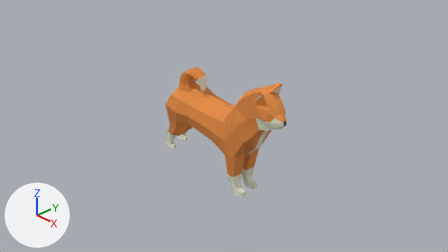
Two versions of the Blender file Dog1.blend, one commit apart.
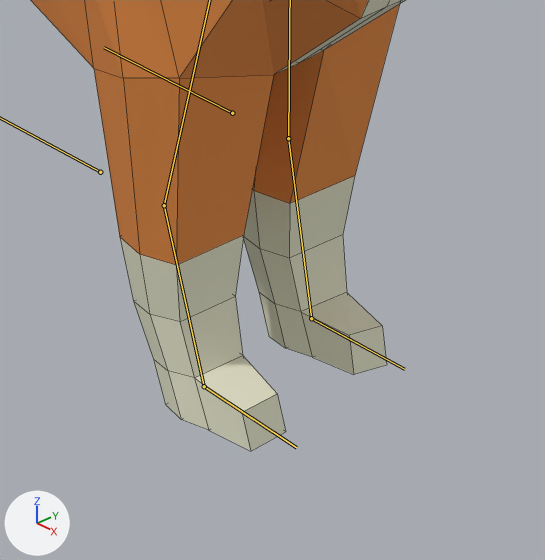
Each version is shown from the file's camera 'Camera', then close up on the part from 48% to 62% of the width and 58% to 83% of the height. Lighting does not change. The marker at lower left points along +X, +Y and +Z. Both versions are drawn at frame 25 of the action 'Run'; the numbers are the values there. The bones that bend it are drawn over the model as lines in the close-ups. The close-ups show mesh edges as thin lines.

In view in the first close-up: '平面'.
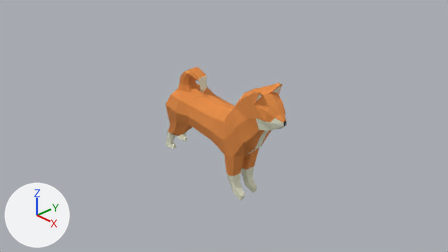
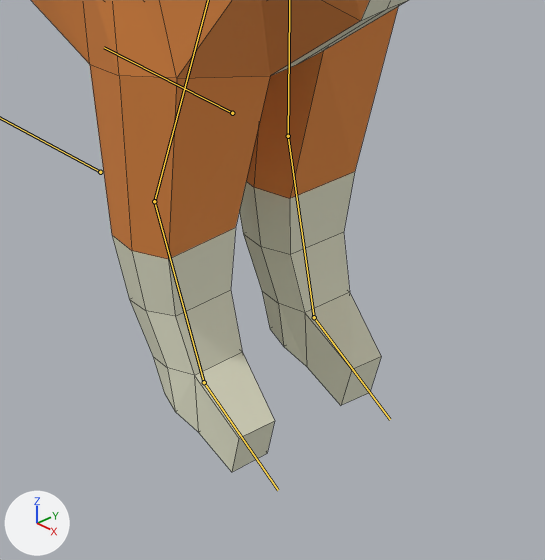
What the commit changed:
Bone 'Arm3IK.L' (bone_arm3ik_l) moves from (-0.01, 0.12, 0.0) to (-0.04, 0.12, 0.0).
Bone 'Arm3IK.L' (bone_arm3ik_l) turns from (0, 0, -5) to (1, 0, -36) degrees about its own x, y and z.
Bone 'Arm3IK.R' (bone_arm3ik_r) moves from (-0.01, 0.02, 0.0) to (-0.02, 0.04, 0.0).
Bone 'Arm3IK.R' (bone_arm3ik_r) turns from (0, 0, 0) to (-6, -2, -32) degrees about its own x, y and z.

Location of each change, [x1, y1, x2, y2] in pixels of the close-ups (545 x 560 px):
'平面', posed: before [31, 0, 405, 451]; after [31, 0, 408, 472]
bone 'Arm3IK.L', root to tip: before (204, 386) to (296, 447); after (204, 382) to (278, 490)
bone 'Arm3IK.R', root to tip: before (311, 318) to (404, 369); after (314, 317) to (390, 419)
